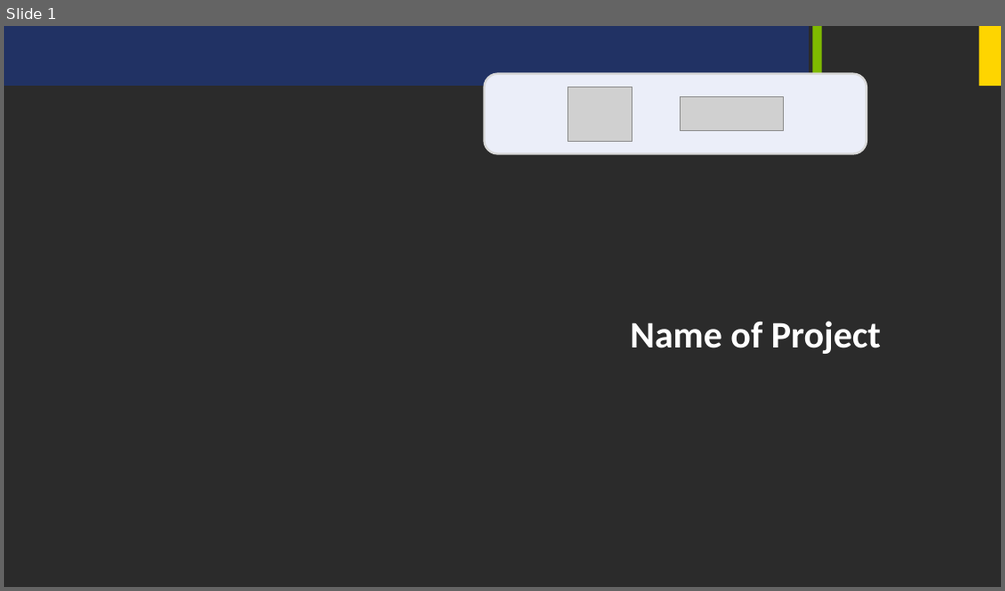
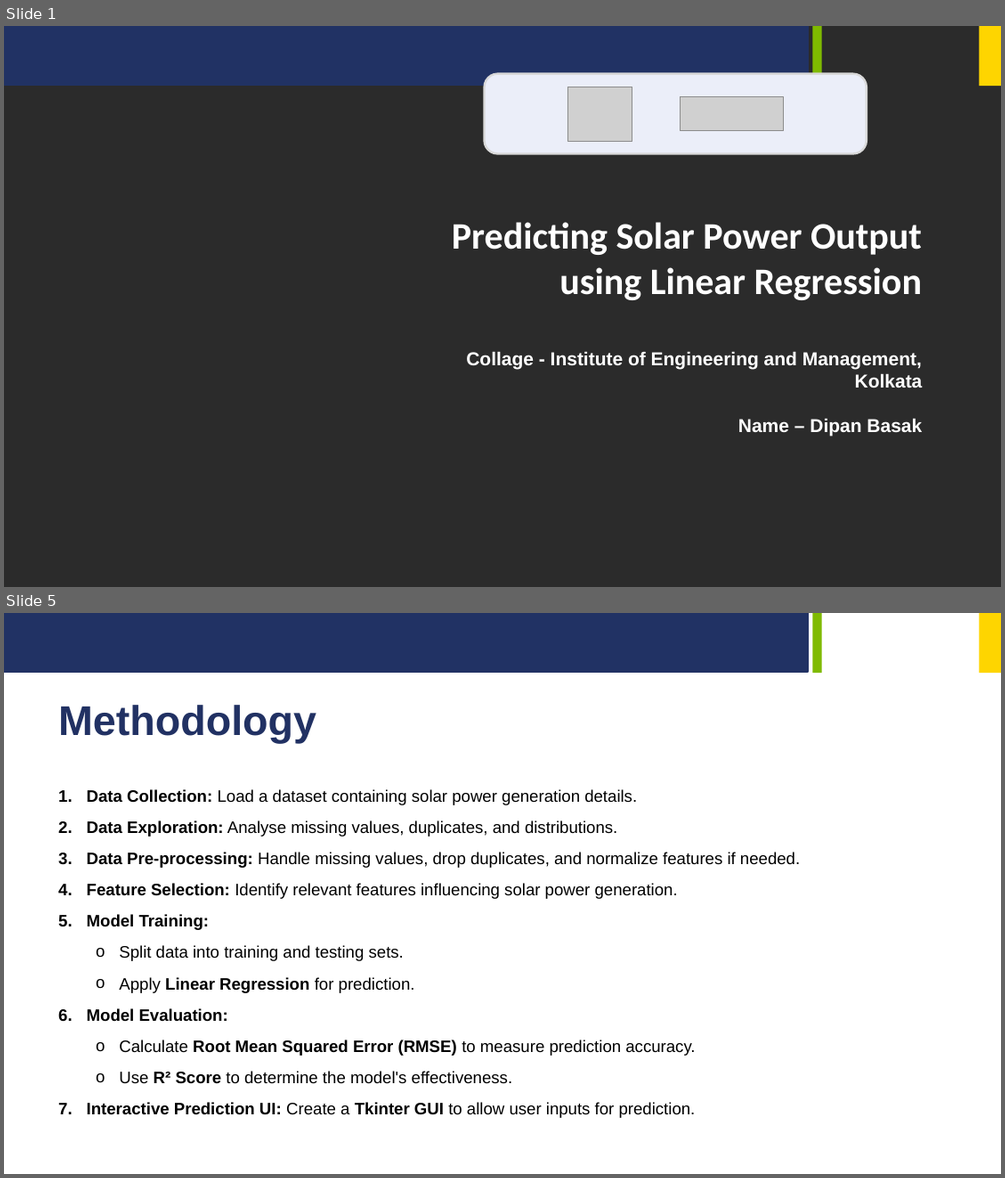
Before and after one commit to Dipan46/Predicting-Solar-Power-Output-using-Linear-Regression, a slide deck: ppt/Project_PPT.pptx. Shown one above the other, each under a label of ours: slide 1 before the commit, slides 1 and 5 after it; the slides between them are not shown. The pictures are 1005x591 and 1005x1178 pixels, drawn with LibreOffice and Linux fonts; fonts in the diff are those of the drawing; grey boxes stand for pictures; background and template pictures are left out; a plain dark background stands for a picture behind light text. Boxes give left, top, right and bottom in pixels: in the first picture for what was removed or moved away, otherwise in the second. Text is boxed around its words. In the diff, an @@ line names an element or a change of style, - is before the commit and + after.

```diff
--- a/ppt/Project_PPT.pptx
+++ b/ppt/Project_PPT.pptx
@@ slide 5 added at <box>4,613,1001,1174</box>, background #FFFFFF; not listed: 3 template elements that a slide beside it also shows @@
@@ text added at <box>58,705,316,743</box>, 40 pt, text #213163, bold @@
+Methodology
@@ text added at <box>87,789,800,1118</box>, 16 pt, text #000000 @@
+1. Data Collection: Load a dataset containing solar power generation details.
+2. Data Exploration: Analyse missing values, duplicates, and distributions.
+3. Data Pre-processing: Handle missing values, drop duplicates, and normalize features if needed.
+4. Feature Selection: Identify relevant features influencing solar power generation.
+5. Model Training:
+  o Split data into training and testing sets.
+  o Apply Linear Regression for prediction.
+6. Model Evaluation:
+  o Calculate Root Mean Squared Error (RMSE) to measure prediction accuracy.
+  o Use R² Score to determine the model's effectiveness.
+7. Interactive Prediction UI: Create a Tkinter GUI to allow user inputs for prediction.
@@ slide 1 changed as well @@
@@ text at <box>452,222,922,436</box>: text changed; size 36 to 18 pt; font Calibri to Arial @@
-Name of Project
+Predicting Solar Power Output using Linear Regression
+Collage - Institute of Engineering and Management, Kolkata
+Name – Dipan Basak
```
Also in this commit, not shown: 2 other slides changed, 4 other slides added, 5 slides removed.
